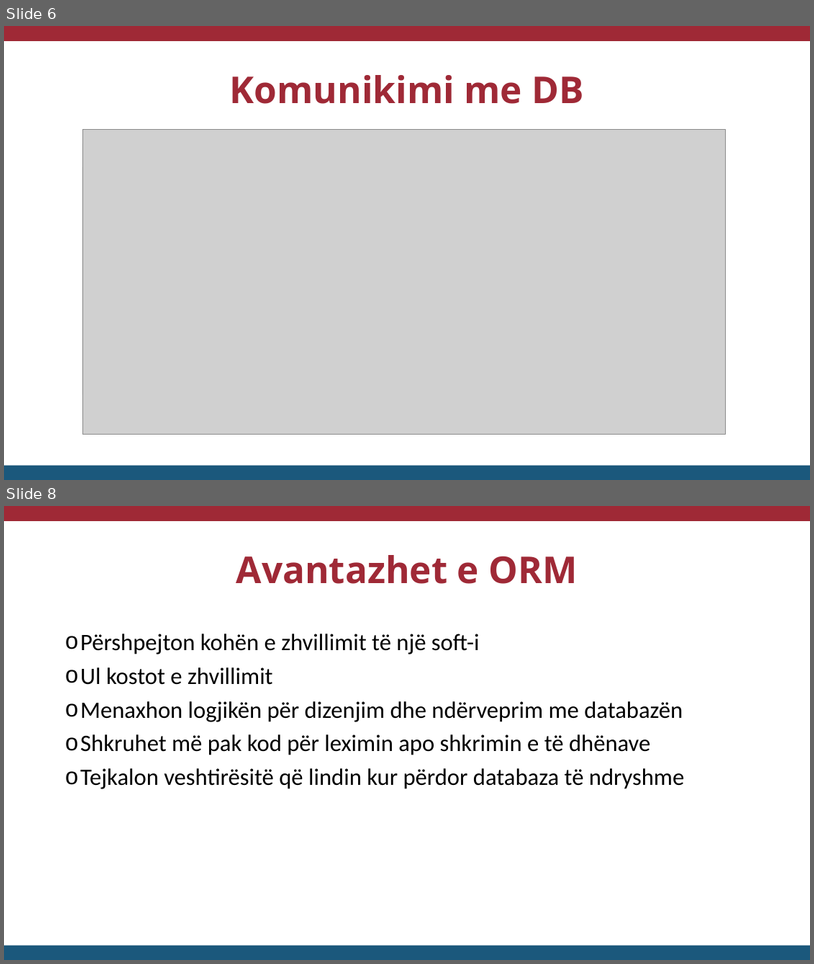
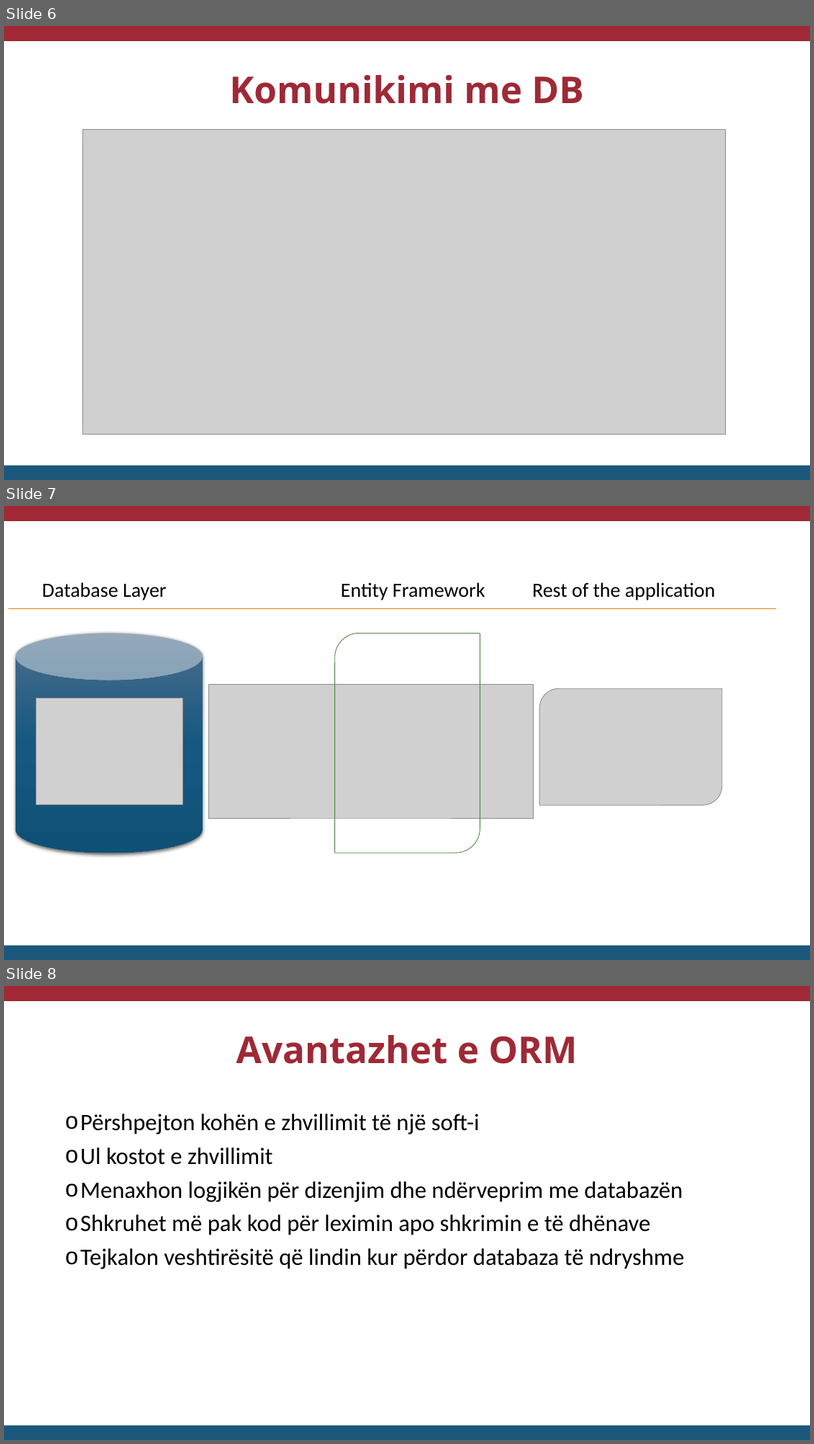
Before and after one commit to Jorind/ORM, a slide deck: ORM.pptx. Shown one above the other, each under a label of ours: slides 6 and 8 before the commit, slides 6, 7 and 8 after it; the slides between them are not shown. The pictures are 814x964 and 814x1444 pixels, drawn with LibreOffice and Linux fonts; fonts in the diff are those of the drawing; grey boxes stand for pictures. Boxes give left, top, right and bottom in pixels: in the first picture for what was removed or moved away, otherwise in the second. Text is boxed around its words. In the diff, an @@ line names an element or a change of style, - is before the commit and + after.

Commit message:
update pptx, EF slide

```diff
--- a/ORM.pptx
+++ b/ORM.pptx
@@ slide 7 added at (4,506,810,960), background #FFFFFF @@
@@ rectangle added at (4,506,810,521), fill #9F2936 @@
@@ text added at (42,582,167,600), 24 pt, text #000000 @@
+Database Layer
@@ text added at (341,582,486,600), 24 pt, text #000000 @@
+Entity Framework
@@ text added at (532,582,715,600), 24 pt, text #000000 @@
+Rest of the application
@@ line added from (8, 609) to (777, 609), #F07F09 0.5 pt @@
@@ cylinder added at (16,633,203,852), fill gradient #4E6E8C to #165981 to #0F5077 @@
@@ round diag rect added at (335,633,480,852), outline #4E8542 0.75 pt @@
@@ picture added at (36,698,183,804) @@
@@ picture added at (208,685,534,818) @@
@@ picture added at (540,689,723,806) @@
@@ rectangle added at (4,945,810,960), fill #1B587C @@
```
Also in this commit, not shown: 1 slide removed.
